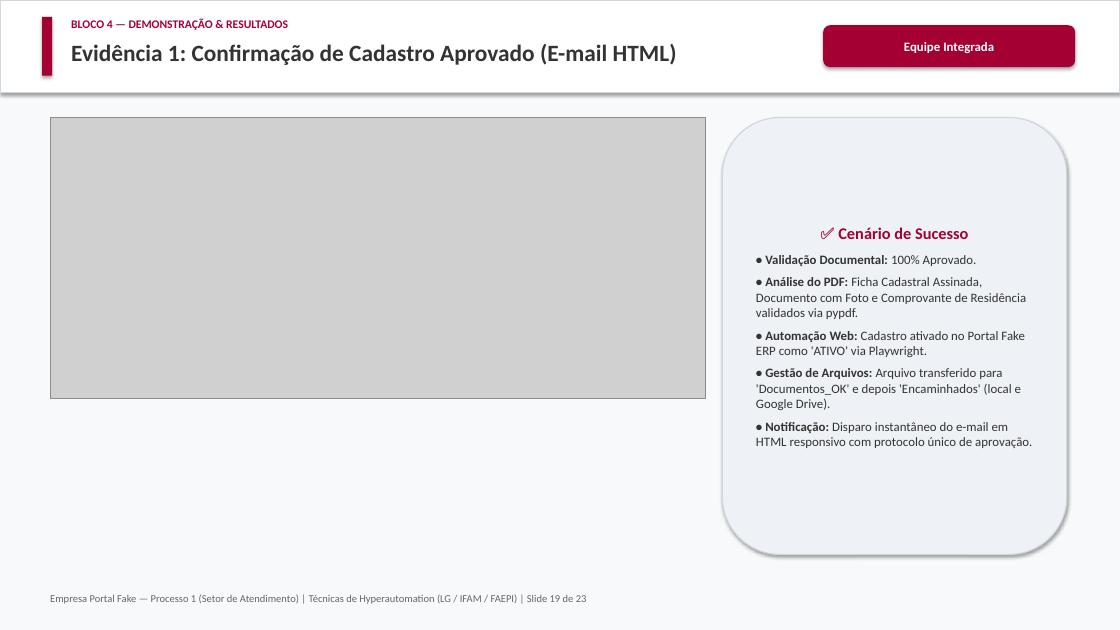
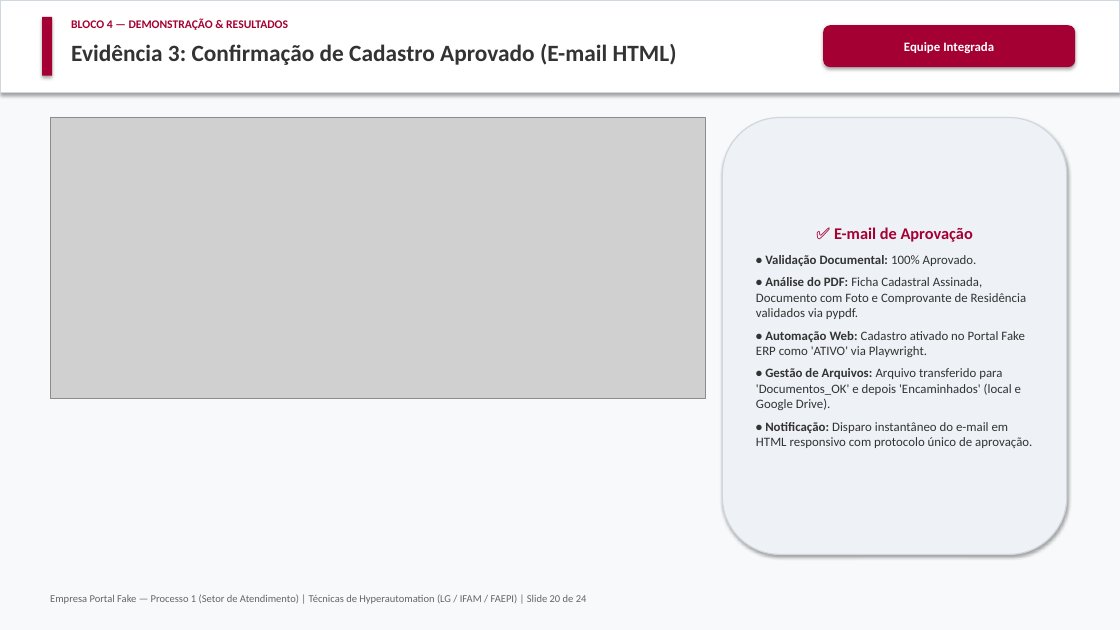
Before and after one commit to Sannyer3232/hyperautomation-equipe-1, a slide deck: slide 20 of docs/Apresentacao_Hyperautomation_Processo1_LG.pptx (slide 19 before the commit). Drawn at 1120x630 pixels with LibreOffice and Linux fonts; fonts in the diff are those of the drawing; grey boxes stand for pictures. Boxes give left, top, right and bottom in pixels: in the first picture for what was removed or moved away, otherwise in the second. Text is boxed around its words. In the diff, an @@ line names an element or a change of style, - is before the commit and + after.

```diff
--- a/docs/Apresentacao_Hyperautomation_Processo1_LG.pptx
+++ b/docs/Apresentacao_Hyperautomation_Processo1_LG.pptx
@@ text at bbox=[71, 44, 677, 65]: text changed @@
-Evidência 1: Confirmação de Cadastro Aprovado (E-mail HTML)
+Evidência 3: Confirmação de Cadastro Aprovado (E-mail HTML)
@@ text in rounded rectangle at bbox=[834, 227, 973, 242]: text changed @@
-✅ Cenário de Sucesso
+✅ E-mail de Aprovação
@@ text at bbox=[50, 594, 587, 604]: text changed @@
-Empresa Portal Fake — Processo 1 (Setor de Atendimento) | Técnicas de Hyperautomation (LG / IFAM / FAEPI) | Slide 19 de 23
+Empresa Portal Fake — Processo 1 (Setor de Atendimento) | Técnicas de Hyperautomation (LG / IFAM / FAEPI) | Slide 20 de 24
```
Also in this commit, not shown: 3 other slides changed, 1 slide added, 8 other files.
